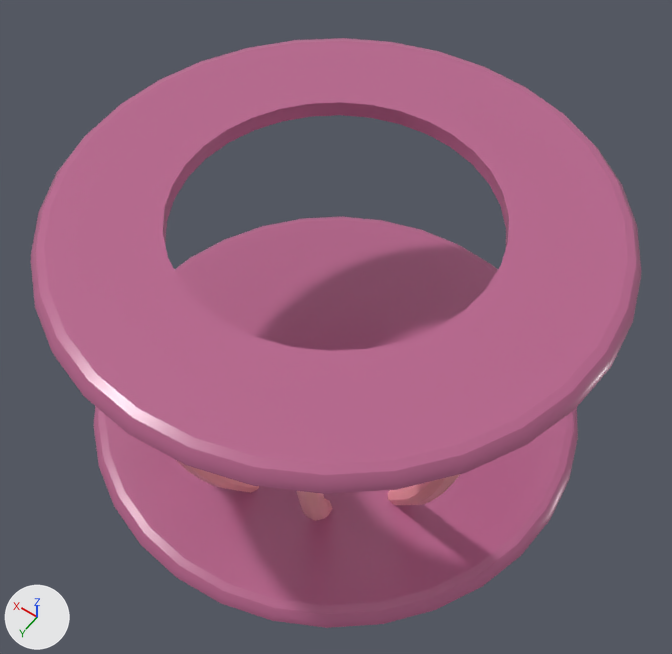
Renders of the glTF model models/bday/dj_platform.glb from each side of a commit.
The view is the same before and after, from a 50 mm lens placed at (-1.89, 2.65, 12.73), pointed at (-0.05, 0.06, 8.66). Every picture has the same lights, and +X, +Y and +Z are marked at lower left. Objects named as collision shapes, trigger or cutter boxes, shadow casters or lower levels of detail are left out. Where no turn or scale is listed for an object, it has been applied to the vertices. Vertices at the same position are counted once.

The scene before the commit, as lines of its bpy script (objects in view):
```python
me_cylinder_029 = bpy.data.meshes.new('Cylinder.029')
me_cylinder_029.from_pydata(...)  # 601 vertices, 1088 faces; spans x -1.49..1.49, y -1.49..1.49, z 8.44..10.0
me_cylinder_029.materials.append(mat_cake_base_mat)  # picture img_avatarwearables_tx
ob_dj_stand = bpy.data.objects.new('dj_stand', me_cylinder_029)
ob_dj_stand.location = (0.0, 0.0, -0.528)
```
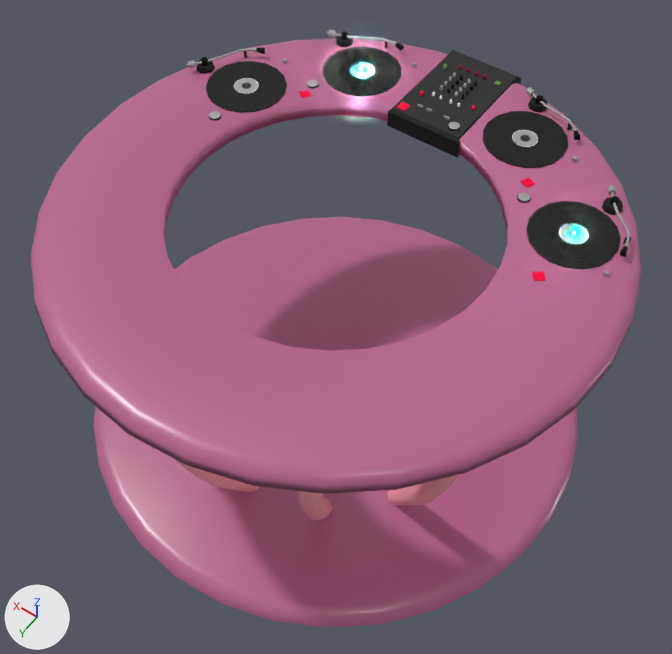
The change in detail:
Picture 'palette' (img_palette) is new.
Material 'dj_mat.001' (mat_dj_mat_001) is new.
Its texture is img_palette.
Its metallic is 0.72.
Its roughness is 0.693.
Material 'dj_mat' (mat_dj_mat) is new.
Its texture is img_palette.
Its metallic is 0.72.
Its roughness is 0.693.
me_cylinder_029 is used by ob_dj_stand; location (0.0, 0.0, -0.528).
me_cylinder_029 had 601 vertices, 1088 faces and spanned x -1.49..1.49, y -1.49..1.49, z 8.44..10.0.
me_cylinder_029 now has 2417 vertices, 4416 faces and spans x -1.49..1.49, y -1.5..1.49, z 8.44..10.07.
me_cylinder_029 part 1: a new loose piece, a 9-sided cut cone along z (radius 0.037 at the low end, 0.032 at the high end) spanning x -0.179..-0.107, y -0.913..-0.841, z 10.007..10.021, in mat_dj_mat (picture img_palette).
me_cylinder_029 part 2: a new loose piece, a 9-sided cut cone along z (radius 0.037 at the low end, 0.032 at the high end) spanning x 0.649..0.721, y -0.772..-0.7, z 10.0..10.014, in mat_dj_mat (picture img_palette).
me_cylinder_029 part 3: a new loose piece, a 9-sided cut cone along z (radius 0.037 at the low end, 0.032 at the high end) spanning x -0.738..-0.665, y -0.658..-0.587, z 10.0..10.014, in mat_dj_mat (picture img_palette).
me_cylinder_029 part 4: a new loose piece, a 9-sided cut cone along z (radius 0.037 at the low end, 0.032 at the high end) spanning x 0.916..0.987, y -0.248..-0.176, z 10.0..10.014, in mat_dj_mat (picture img_palette).
me_cylinder_029 part 5: 1568 vertices added at x -1.29..1.33, y -1.5..-0.17, z 9.89..10.07.
me_cylinder_029 now uses material mat_dj_mat (picture img_palette).
me_cylinder_029 now uses material mat_dj_mat_001 (picture img_palette).

Where the change shows, as pixel boxes (x1, y1, x2, y2) in the pictures (672 x 654 px):
'dj_stand', reshaped: before (31, 38, 641, 628); after (31, 30, 641, 628)
part 1 of me_cylinder_029, added: after (448, 122, 460, 131)
part 2 of me_cylinder_029, added: after (307, 80, 319, 89)
part 3 of me_cylinder_029, added: after (517, 192, 531, 203)
part 4 of me_cylinder_029, added: after (209, 111, 221, 121)
part 5 of me_cylinder_029, added (black): after (186, 30, 631, 281)
